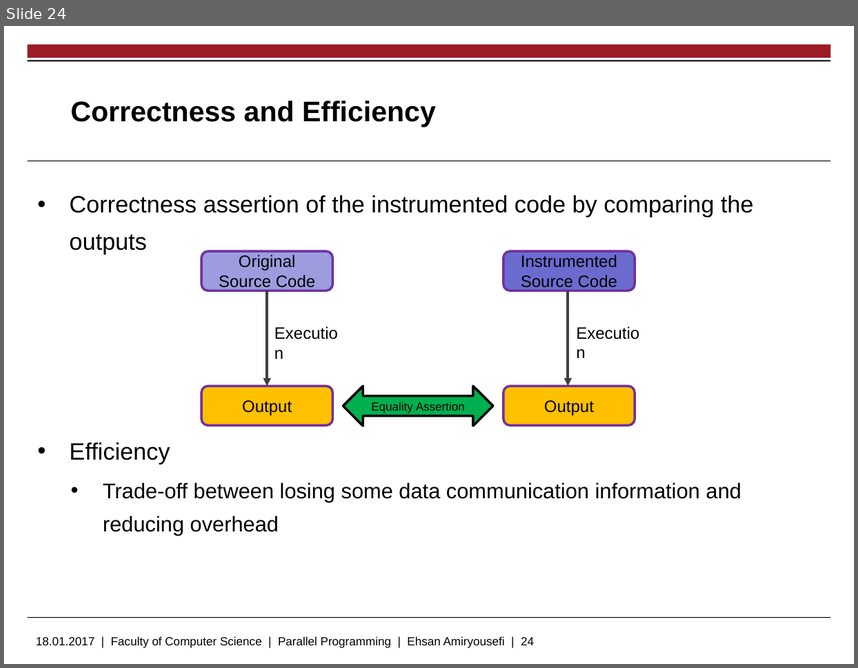
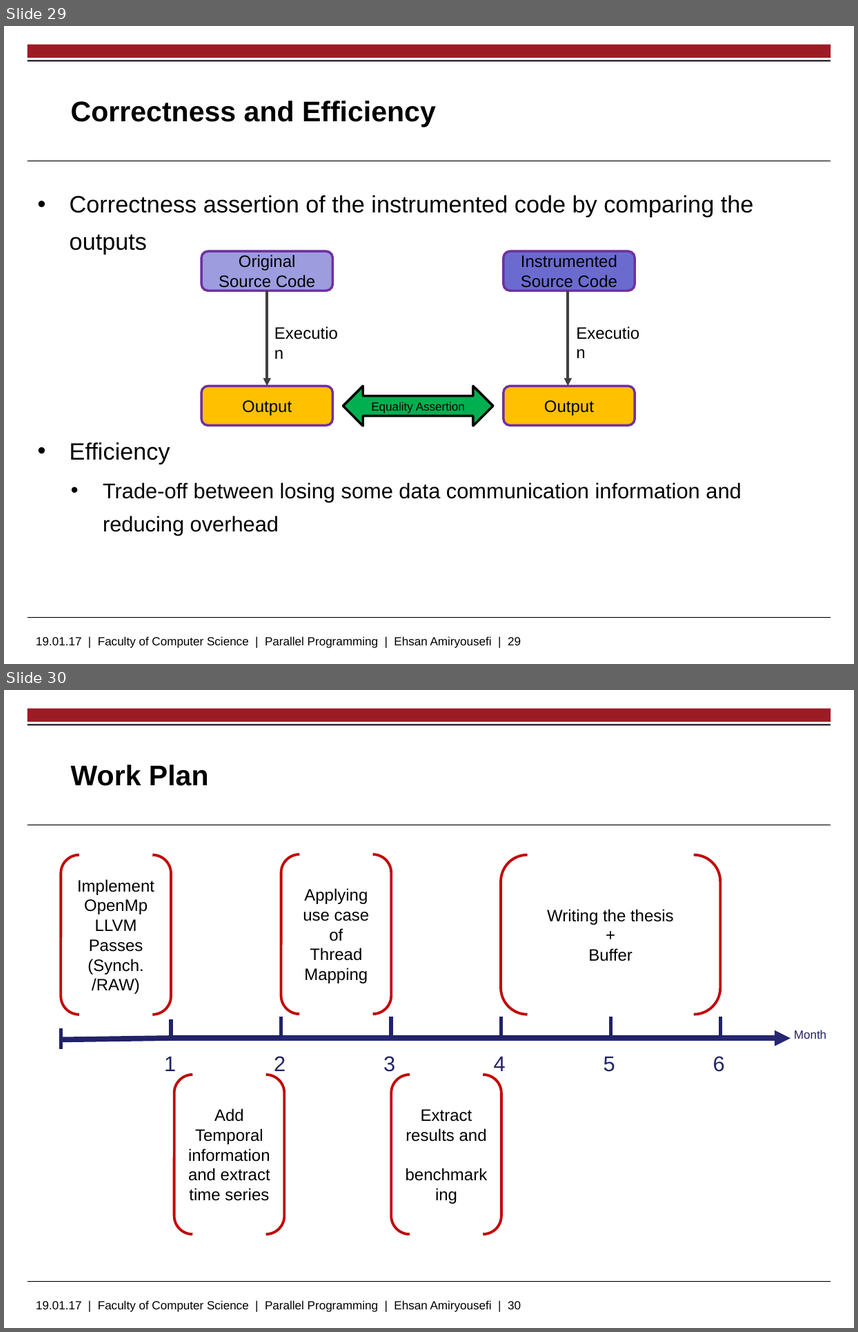
Before and after one commit to EhsanAmiryousefi/MasterThesis, a slide deck: Presentations/Proposal.pptx. Shown one above the other, each under a label of ours: slide 24 before the commit, slides 29 and 30 after it. The pictures are 858x668 and 858x1332 pixels, drawn with LibreOffice and Linux fonts; fonts in the diff are those of the drawing; background and template pictures are left out. Boxes give left, top, right and bottom in pixels: in the first picture for what was removed or moved away, otherwise in the second. Text is boxed around its words. In the diff, an @@ line names an element or a change of style, - is before the commit and + after.

```diff
--- a/Presentations/Proposal.pptx
+++ b/Presentations/Proposal.pptx
@@ slide 30 added at [4, 690, 854, 1328], background #FFFFFF; not listed: 5 template elements that a slide beside it also shows @@
@@ title added at [71, 765, 209, 786], 24 pt, text #000000, bold @@
+    Work Plan
@@ bracket pair added at [61, 855, 172, 1015], outline #C00000 2.25 pt, 14 pt, text #000000 @@
+Implement OpenMp LLVM Passes (Synch. /RAW)
@@ bracket pair added at [281, 854, 392, 1014], outline #C00000 2.25 pt, 14 pt, text #000000 @@
+Applying use case of
+Thread Mapping
@@ bracket pair added at [500, 855, 720, 1015], outline #C00000 2.25 pt, 14 pt, text #000000 @@
+Writing the thesis
++
+Buffer
@@ group added at [61, 1016, 791, 1075]: 16 lines, 6 texts, 1 arrow @@
+3
+2
+1
+4
+5
+6
@@ text added at [794, 1029, 826, 1038], 10 pt, text #222267 @@
+Month
@@ bracket pair added at [174, 1074, 285, 1234], outline #C00000 2.25 pt, 14 pt, text #000000 @@
+Add Temporal information and extract time series
@@ bracket pair added at [392, 1074, 502, 1234], outline #C00000 2.25 pt, 14 pt, text #000000 @@
+Extract results and benchmarking
@@ what was slide 24 is now slide 29 @@
@@ text at [36, 636, 521, 648]: text changed @@
-18.01.2017 | Faculty of Computer Science | Parallel Programming | Ehsan Amiryousefi | 24
+19.01.17 | Faculty of Computer Science | Parallel Programming | Ehsan Amiryousefi | 29
```
Also in this commit, not shown: 3 slides changed, 6 other slides added, 1 slide removed, 2 other files.
